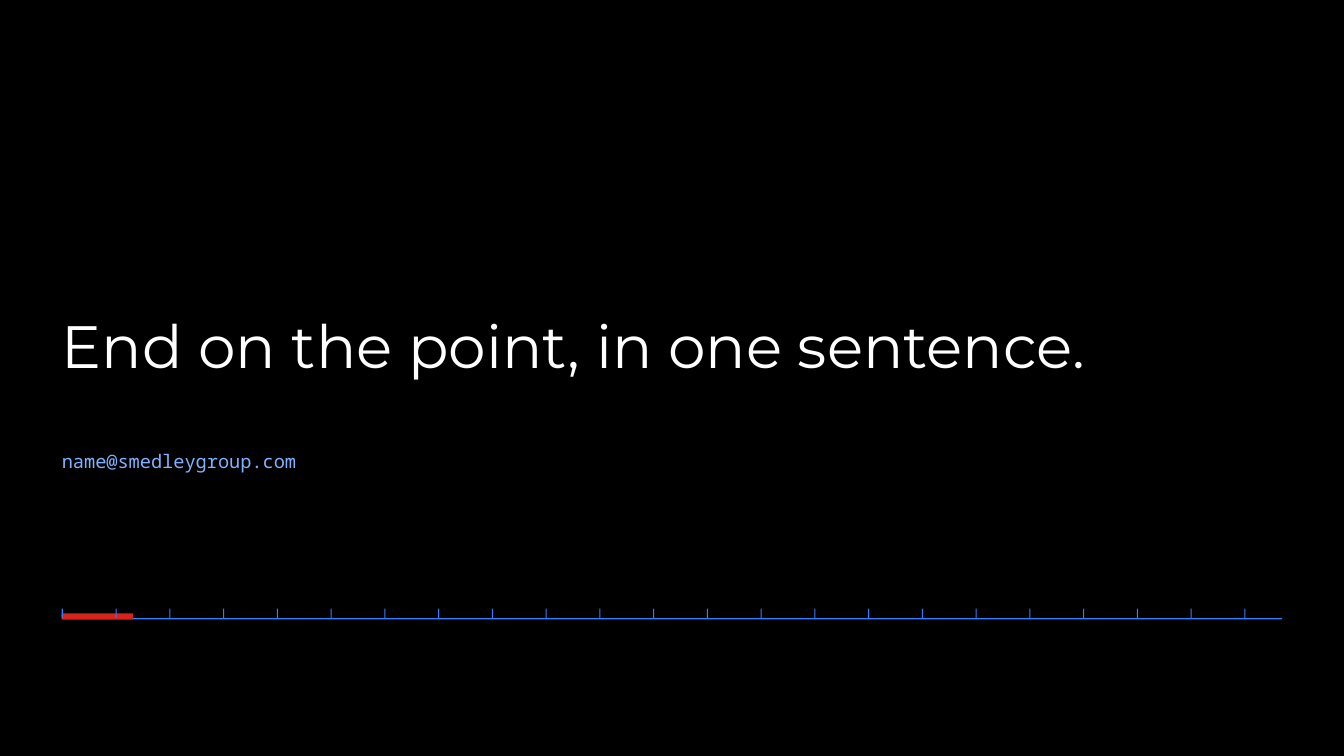
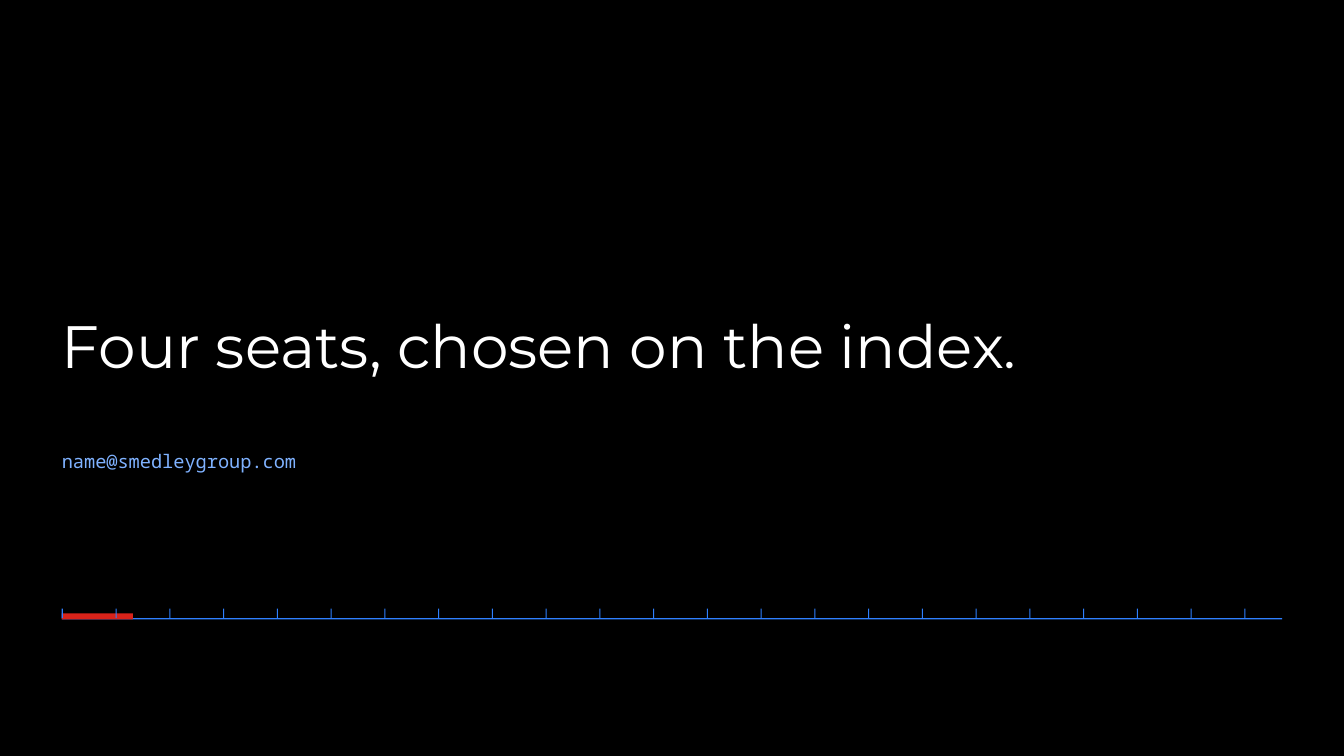
Before and after one commit to Smedley-Group-Advanced-Technology/brand-book-sg, a slide deck: slide 14 of assets/templates/smedley-group-slides.pptx (slide 9 before the commit). Drawn at 1344x756 pixels with LibreOffice and Linux fonts; fonts in the diff are those of the drawing; background and template pictures are left out. Boxes give left, top, right and bottom in pixels: in the first picture for what was removed or moved away, otherwise in the second. Text is boxed around its words. In the diff, an @@ line names an element or a change of style, - is before the commit and + after.

```diff
--- a/assets/templates/smedley-group-slides.pptx
+++ b/assets/templates/smedley-group-slides.pptx
@@ title at (x1=62, y1=323, x2=1017, y2=377): text changed @@
-End on the point, in one sentence.
+Four seats, chosen on the index.
```
Also in this commit, not shown: 5 other slides changed, 10 slides added, 2 slides removed, 36 other files.
